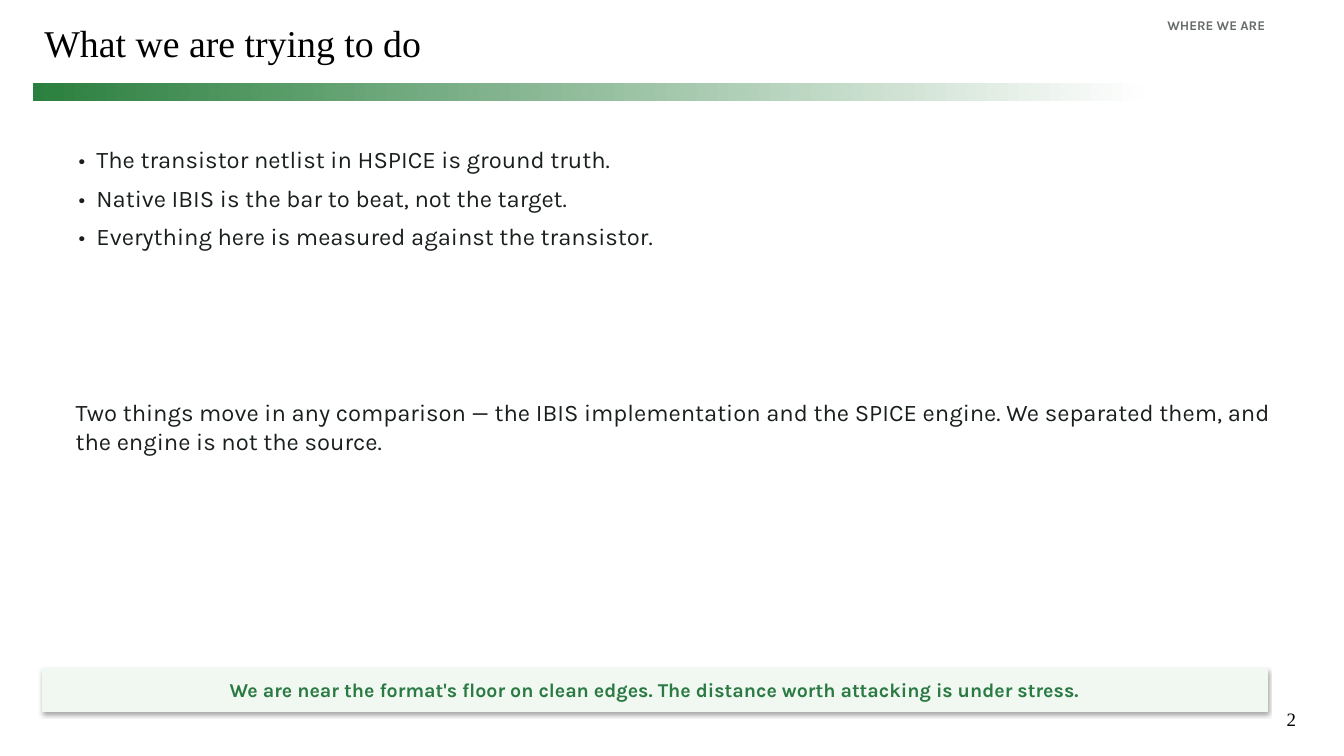
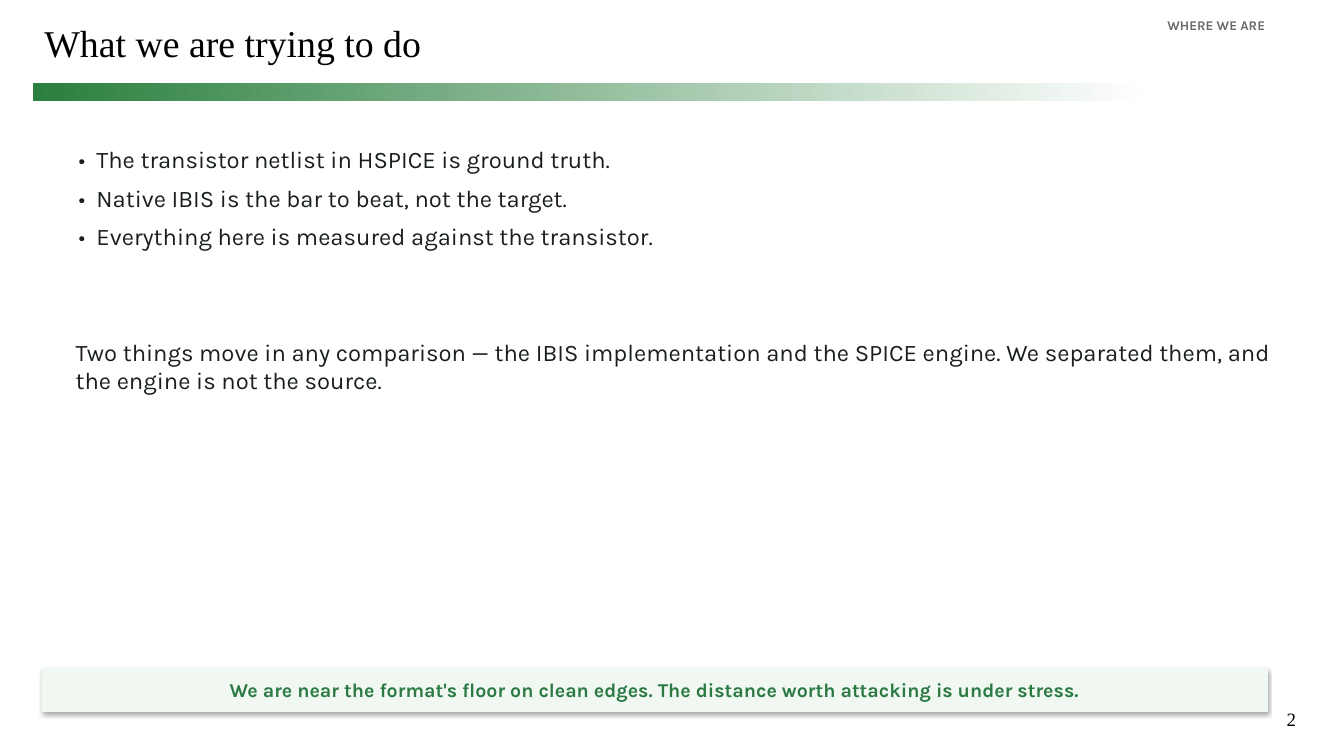
Before and after one commit to simon9721/ibis_comparison, a slide deck: slide 2 of results/meeting_deck_2026-09-04/ibis_pybis_status_2026-09-04.pptx. Drawn at 1344x756 pixels with LibreOffice and Linux fonts; fonts in the diff are those of the drawing. Boxes give left, top, right and bottom in pixels: in the first picture for what was removed or moved away, otherwise in the second. Text is boxed around its words. In the diff, an @@ line names an element or a change of style, - is before the commit and + after.

```diff
--- a/results/meeting_deck_2026-09-04/ibis_pybis_status_2026-09-04.pptx
+++ b/results/meeting_deck_2026-09-04/ibis_pybis_status_2026-09-04.pptx
@@ text "Two things move in any ...": place and size @@
-text "Two things move in any ..." at [76, 404, 1270, 456]
+text "Two things move in any ..." at [76, 344, 1270, 395]
```
Also in this commit, not shown: 3 other slides changed, 5 other files.
